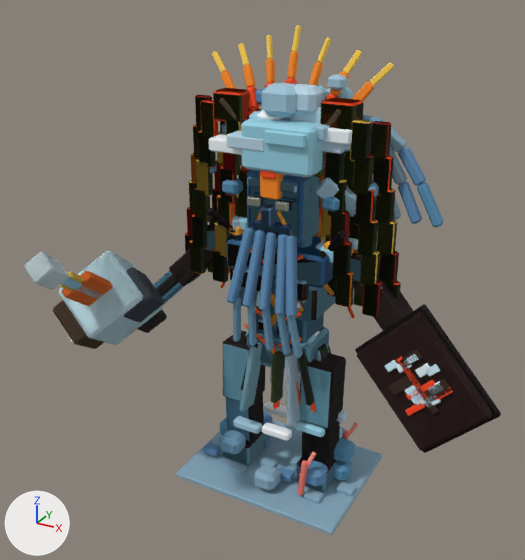
Two versions of the Blender file Chopper/Art/Blender/chopper_elemental.blend, one commit apart.
The view is the same before and after, from a 50 mm lens placed at (1.54, -3.05, 2.65), pointed at (0.04, -0.34, 1.29). Arrows for +X, +Y and +Z are at lower left; the lights stay in place. The picture after the commit comes second.

Script lines for the objects in view, before the commit:
```python
me_leaves0 = bpy.data.meshes.new('Leaves0')
me_leaves0.from_pydata(...)  # 2400 vertices, 1950 faces; spans x -0.6..0.6, y -0.24..0.24, z 0.55..2.09
me_leaves0.materials.append(mat_m_elemental)
me_leaves2 = bpy.data.meshes.new('Leaves2')
me_leaves2.from_pydata(...)  # 8384 vertices, 6812 faces; spans x -1.02..1.16, y -0.87..0.24, z 0.03..2.38
me_leaves2.materials.append(mat_m_elemental)
me_leaves3 = bpy.data.meshes.new('Leaves3')
me_leaves3.from_pydata(...)  # 3456 vertices, 2808 faces; spans x -1.06..0.6, y -0.68..0.19, z 0.5..2.09
me_leaves3.materials.append(mat_m_elemental)
ob_leaves0 = bpy.data.objects.new('Leaves0', me_leaves0)
ob_leaves0.location = (0.0, 0.0, 0.0)
ob_leaves2 = bpy.data.objects.new('Leaves2', me_leaves2)
ob_leaves2.location = (0.0, 0.0, 0.0)
ob_leaves3 = bpy.data.objects.new('Leaves3', me_leaves3)
ob_leaves3.location = (0.0, 0.0, 0.0)
# also in view: 'Leaves1' at (0.07, -0.38, 1.05); 'Leaves4' at (0.05, -0.17, 1.11); 'Bark' at (0.15, -0.06, 1.06)
```
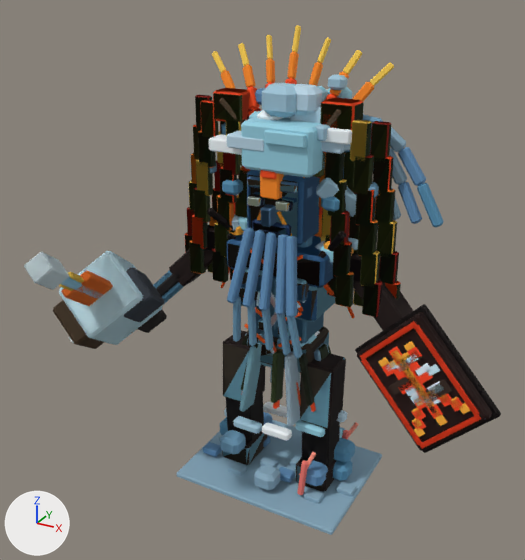
Patch to the scene script:
```diff
--- a/Chopper/Art/Blender/chopper_elemental.blend.py
+++ b/Chopper/Art/Blender/chopper_elemental.blend.py
@@ me_leaves3 @@
-me_leaves3.from_pydata(...)  # 3456 vertices, 2808 faces; spans x -1.06..0.6, y -0.68..0.19, z 0.5..2.09
+me_leaves3.from_pydata(...)  # 5952 vertices, 4836 faces; spans x -1.06..1.16, y -0.68..0.19, z 0.03..2.09
+# me_leaves3 part 1: the loose piece of 32 vertices spanning x -0.05..0.01, y -0.19..-0.15, z 1.18..1.3 is copied, and the copy is multiplied about its middle by the matrix ((0.0, 5.511, 0.0), (4.798, 0.0, -1.599), (-0.254, 0.0, -0.762)), then moved by (0.13, 0.02, -0.04); it spans x 0.03..0.19, y -0.19..-0.11, z 1.15..1.25
+# me_leaves3 part 2: the loose piece of 32 vertices spanning x -0.11..-0.05, y -0.22..-0.19, z 1.6..1.64 is copied, and the copy is scaled about its middle by (4.43, 2.67, 1.16), then moved by (0.08, 0.06, 0.08); it spans x -0.13..0.13, y -0.18..-0.11, z 1.68..1.73
+# me_leaves3 part 3: 11 vertices moved within x -0.17..0.36, y -0.19..0.0, z 1.33..2.01; 1536 vertices added at x -0.68..1.16, y -0.3..0.16, z 0.03..2.08
+# other edits to the shape of me_leaves3 do not show in these pictures
 me_leaves3.materials.append(mat_m_elemental)
@@ me_leaves2 @@
-me_leaves2.from_pydata(...)  # 8384 vertices, 6812 faces; spans x -1.02..1.16, y -0.87..0.24, z 0.03..2.38
+me_leaves2.from_pydata(...)  # 8768 vertices, 7124 faces; spans x -1.02..1.16, y -0.87..0.24, z 0.03..2.38
+# me_leaves2 part 4: the loose piece of 32 vertices spanning x 0.68..0.85, y -0.28..-0.23, z 0.85..1.02 is copied, and the copy is scaled about its middle by (1.65, 1.59, 1.65), then moved by (0.01, 0.0, -0.01); it spans x 0.64..0.92, y -0.29..-0.23, z 0.78..1.06
+# me_leaves2 part 5: the loose piece of 32 vertices spanning x 0.75..0.88, y -0.27..-0.26, z 0.82..0.95 is copied, and the copy is scaled about its middle by (1.14, 1.05, 1.14), then moved by (-0.03, 0.01, 0.03); it spans x 0.71..0.86, y -0.27..-0.25, z 0.84..0.99
+# me_leaves2 part 6: the loose piece of 32 vertices spanning x 0.48..1.13, y -0.29..-0.14, z 0.57..1.22 is copied, and the copy is scaled about its middle by (0.0985, 0.117, 0.0985), then moved by (0.13, -0.06, -0.02); it spans x 0.9..0.96, y -0.28..-0.27, z 0.85..0.92
+# me_leaves2 part 7: the loose piece of 32 vertices spanning x 0.48..1.13, y -0.29..-0.14, z 0.57..1.22 is copied, and the copy is scaled about its middle by (0.0985, 0.117, 0.0985), then moved by (0.18, -0.07, -0.02); it spans x 0.95..1.01, y -0.29..-0.27, z 0.84..0.91
+# me_leaves2 part 8: the loose piece of 32 vertices spanning x 0.48..1.13, y -0.29..-0.14, z 0.57..1.22 is copied, and the copy is scaled about its middle by (0.0985, 0.117, 0.0985), then moved by (-0.04, -0.03, 0.1); it spans x 0.73..0.8, y -0.26..-0.24, z 0.96..1.03
+# me_leaves2 part 9: the loose piece of 32 vertices spanning x 0.48..1.13, y -0.29..-0.14, z 0.57..1.22 is copied, and the copy is scaled about its middle by (0.0985, 0.117, 0.0985), then moved by (-0.04, -0.03, 0.15); it spans x 0.73..0.8, y -0.25..-0.23, z 1.02..1.08
+# me_leaves2 part 10: the loose piece of 32 vertices spanning x 0.48..1.13, y -0.29..-0.14, z 0.57..1.22 is copied, and the copy is scaled about its middle by (0.0985, 0.117, 0.0985), then moved by (0.02, -0.05, -0.07); it spans x 0.78..0.85, y -0.28..-0.26, z 0.79..0.86
+# me_leaves2 part 11: the loose piece of 32 vertices spanning x 0.48..1.13, y -0.29..-0.14, z 0.57..1.22 is copied, and the copy is scaled about its middle by (0.0985, 0.117, 0.0985), then moved by (0.02, -0.06, -0.13); it spans x 0.78..0.85, y -0.28..-0.27, z 0.74..0.8
+# me_leaves2 part 12: the loose piece of 32 vertices spanning x 0.48..1.13, y -0.29..-0.14, z 0.57..1.22 is copied, and the copy is scaled about its middle by (0.0985, 0.117, 0.0985), then moved by (0.02, -0.07, -0.18); it spans x 0.79..0.86, y -0.29..-0.27, z 0.69..0.75
+# me_leaves2 part 13: the loose piece of 32 vertices spanning x 0.48..1.13, y -0.29..-0.14, z 0.57..1.22 is copied, and the copy is scaled about its middle by (0.0985, 0.117, 0.0985), then moved by (-0.1, -0.03, 0.04); it spans x 0.67..0.74, y -0.26..-0.24, z 0.9..0.97
+# me_leaves2 part 14: the loose piece of 32 vertices spanning x 0.48..1.13, y -0.29..-0.14, z 0.57..1.22 is copied, and the copy is scaled about its middle by (0.0985, 0.117, 0.0985), then moved by (-0.15, -0.03, 0.04); it spans x 0.62..0.68, y -0.25..-0.23, z 0.9..0.97
+# me_leaves2 part 15: 128 vertices moved from x 0.68..0.95, y -0.28..-0.23, z 0.75..1.02 to x 0.5..1.09, y -0.3..-0.22, z 0.61..1.2
+# other edits to the shape of me_leaves2 do not show in these pictures
 me_leaves2.materials.append(mat_m_elemental)
```

Pixel boxes (x1, y1, x2, y2) of what changed, in the pictures (525 x 560 px; the box of a moved part takes in the faces that stretch with it):
'Leaves2', reshaped: before (59, 25, 501, 488); after (59, 25, 501, 492)
'Leaves3', reshaped: before (53, 96, 401, 354); after (53, 96, 470, 491)
part 1 of me_leaves3, added: after (297, 283, 309, 300)
part 2 of me_leaves3, added: after (247, 178, 298, 191)
part 3 of me_leaves3, built on: after (222, 175, 470, 491)
part 4 of me_leaves2, added: after (389, 346, 443, 419)
part 5 of me_leaves2, added: after (400, 372, 433, 395)
part 6 of me_leaves2, added: after (440, 394, 452, 407)
part 7 of me_leaves2, added: after (450, 397, 463, 412)
part 8 of me_leaves2, added: after (407, 360, 420, 372)
part 9 of me_leaves2, added: after (408, 347, 422, 360)
part 10 of me_leaves2, added: after (414, 400, 426, 409)
part 11 of me_leaves2, added: after (412, 409, 426, 421)
part 12 of me_leaves2, added: after (412, 419, 426, 431)
part 13 of me_leaves2, added: after (394, 368, 406, 380)
part 14 of me_leaves2, added: after (382, 363, 395, 376)
part 15 of me_leaves2, moved or reshaped: before (397, 357, 453, 416); after (360, 321, 481, 449)
